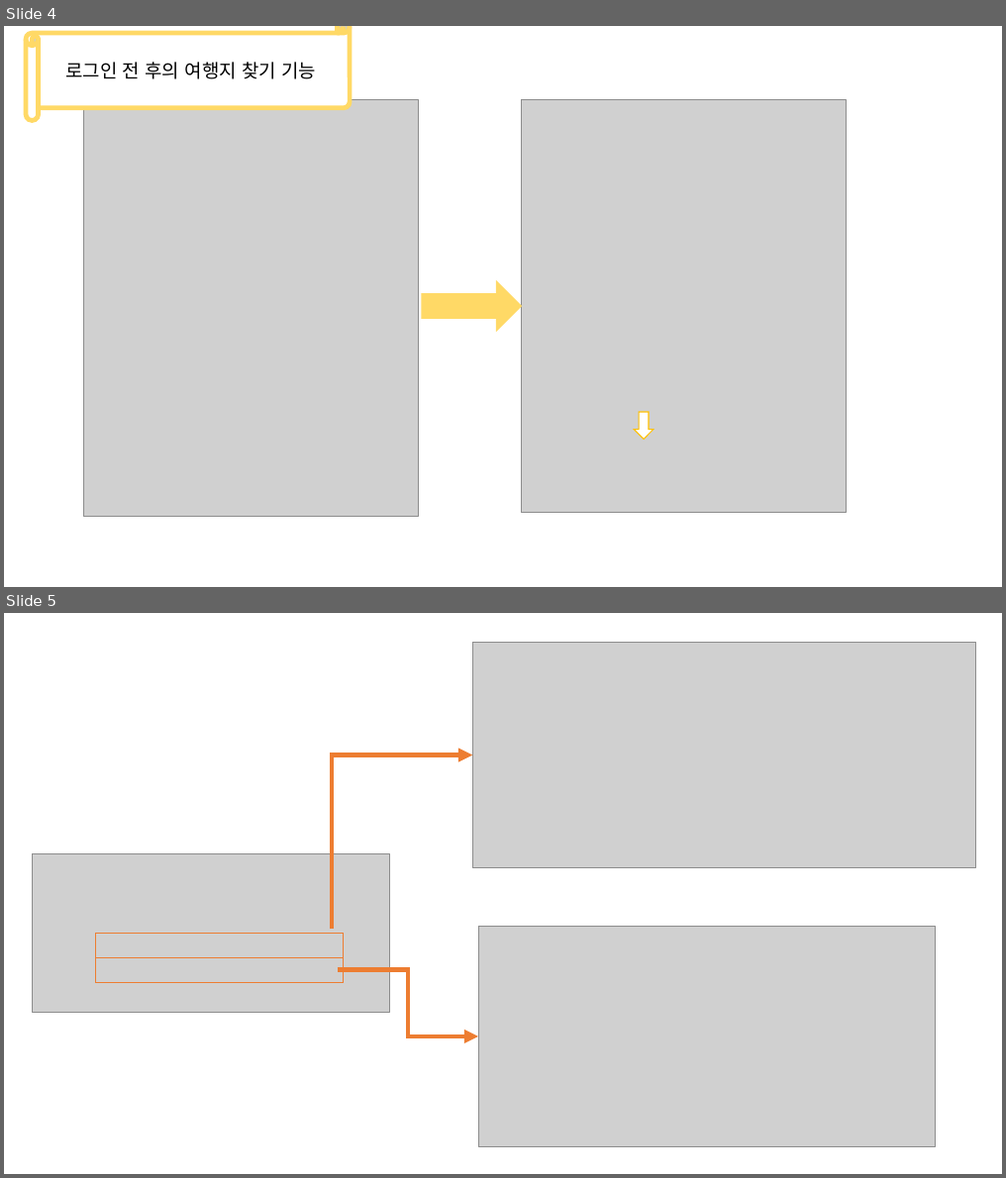
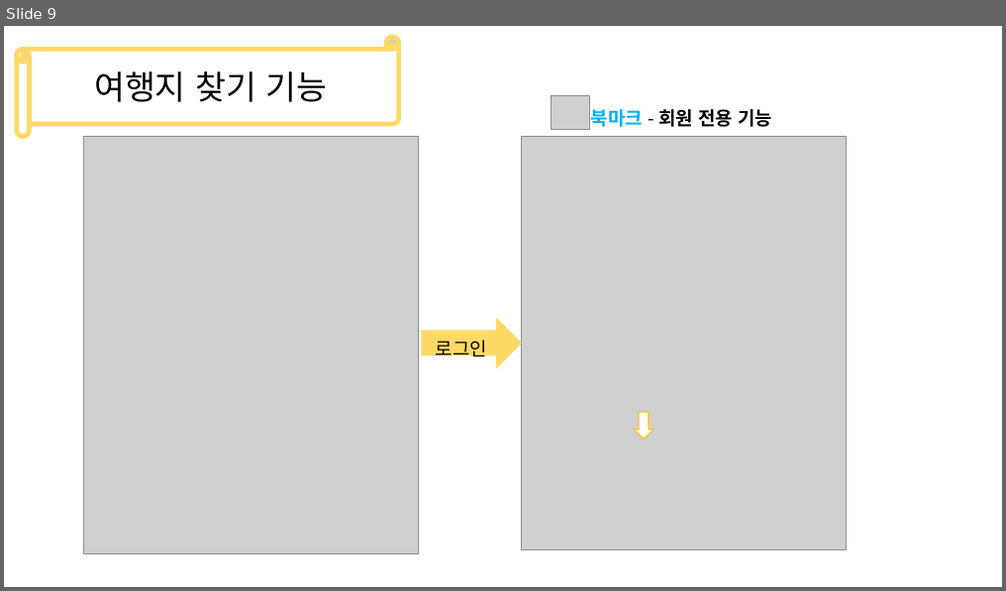
Before and after one commit to Grat3Su/EnjoyTrip, a slide deck: 부울경 3반 1조.pptx. Shown one above the other, each under a label of ours: slides 4 and 5 before the commit, slide 9 after it. The pictures are 1006x1178 and 1006x591 pixels, drawn with LibreOffice and Linux fonts; fonts in the diff are those of the drawing; grey boxes stand for pictures. Boxes give left, top, right and bottom in pixels: in the first picture for what was removed or moved away, otherwise in the second. Text is boxed around its words. In the diff, an @@ line names an element or a change of style, - is before the commit and + after.

```diff
--- a/부울경 3반 1조.pptx
+++ b/부울경 3반 1조.pptx
@@ slide 5 removed at <box>4,613,1002,1174</box>, background #FFFFFF @@
@@ picture removed at <box>472,642,976,868</box> @@
@@ elbow arrow removed from (332, 929) to (472, 756) @@
@@ picture removed at <box>33,854,389,1012</box> @@
@@ rectangle removed at <box>96,934,344,959</box> @@
@@ picture removed at <box>478,927,936,1148</box> @@
@@ rectangle removed at <box>96,959,344,983</box> @@
@@ elbow arrow removed from (338, 970) to (478, 1037) @@
@@ what was slide 4 is now slide 9 @@
@@ slide 9 changed as well @@
@@ horizontal scroll "여행지 찾기 기능": place and size @@
-horizontal scroll "여행지 찾기 기능" at <box>26,26,350,121</box>
+horizontal scroll "여행지 찾기 기능" at <box>17,37,399,137</box>
@@ text in horizontal scroll at <box>94,72,328,102</box>: text changed; size 18 to 32 pt @@
-로그인 전 후의 여행지 찾기 기능
+여행지 찾기 기능
@@ picture added at <box>550,96,589,129</box> @@
@@ text added at <box>591,109,772,127</box>, 18 pt, text #000000, bold @@
+북마크 - 회원 전용 기능
@@ 2 pictures, 1 right arrow: place and size @@
-2 pictures, 1 right arrow at <box>83,99,846,516</box>
+2 pictures, 1 right arrow at <box>83,137,846,554</box>
@@ text added at <box>436,340,487,362</box>, 18 pt, text #000000 @@
+로그인
```
Also in this commit, not shown: 5 other slides changed, 9 slides added, 1 other slide removed, 5 other files.
